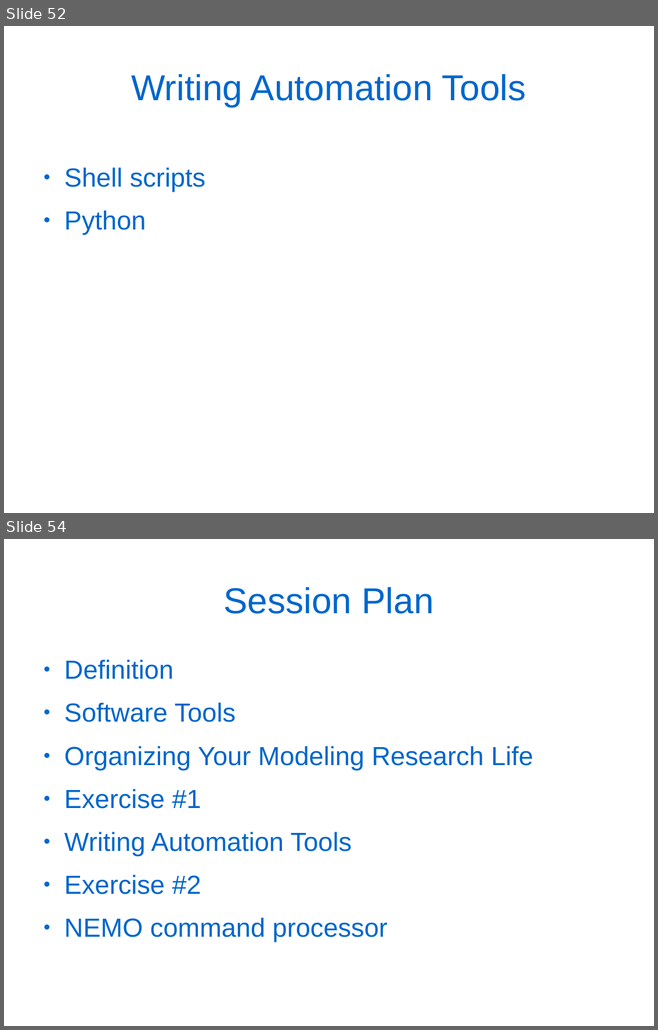
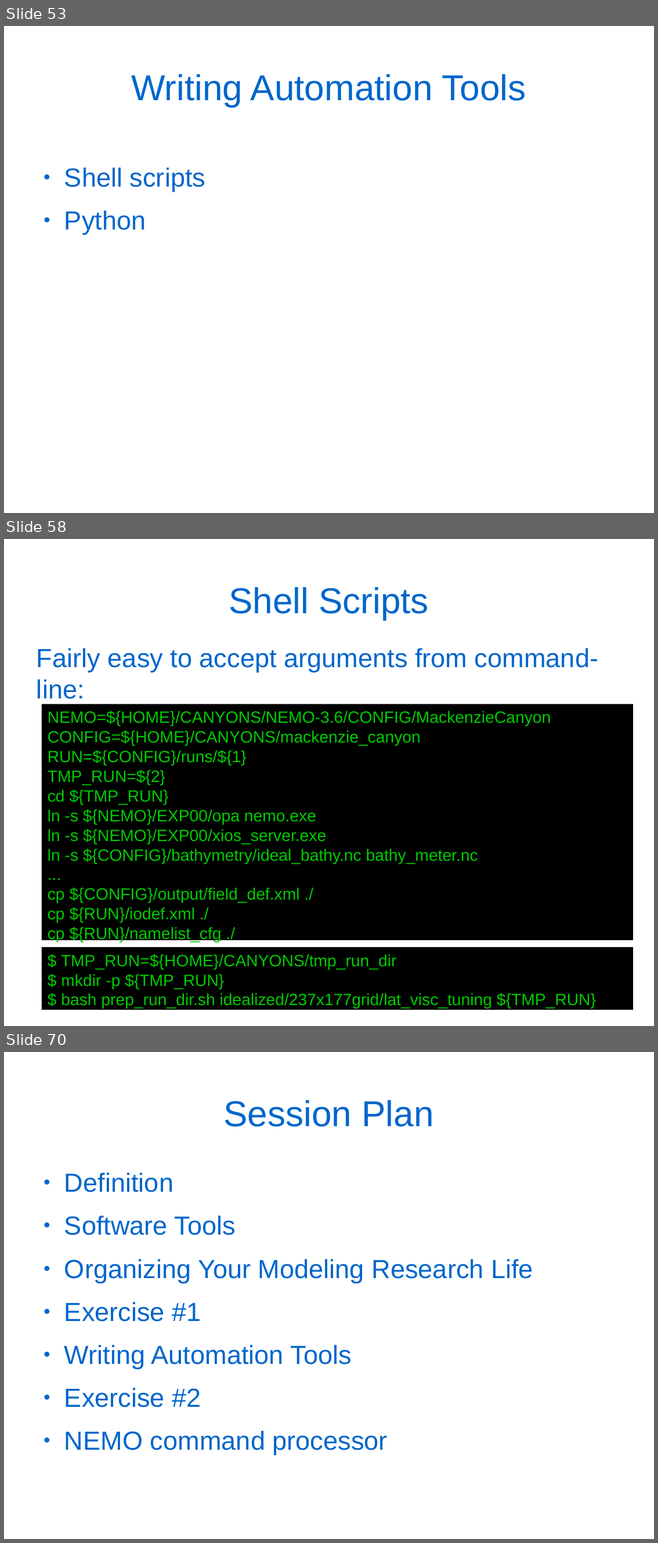
Before and after one commit to douglatornell/UQAR-Winter-School, a slide deck: slides.odp. Shown one above the other, each under a label of ours: slides 52 and 54 before the commit, slides 53, 58 and 70 after it; the slides between them are not shown. The pictures are 658x1030 and 658x1543 pixels, drawn with LibreOffice and Linux fonts; fonts in the diff are those of the drawing. Boxes give left, top, right and bottom in pixels: in the first picture for what was removed or moved away, otherwise in the second. Text is boxed around its words. In the diff, an @@ line names an element or a change of style, - is before the commit and + after.

```diff
--- a/slides.odp
+++ b/slides.odp
@@ slide 58 added at bbox=[4, 539, 654, 1026], background #FFFFFF @@
@@ title added at bbox=[228, 587, 429, 620], 44 pt, text #0066CC @@
+Shell Scripts
@@ text added at bbox=[36, 648, 598, 699], 32 pt, text #0066CC @@
+Fairly easy to accept arguments from command-line:
@@ rectangle added at bbox=[42, 704, 633, 940], fill #000000, 20 pt, text #00CC00 @@
+NEMO=${HOME}/CANYONS/NEMO-3.6/CONFIG/MackenzieCanyon
+CONFIG=${HOME}/CANYONS/mackenzie_canyon
+RUN=${CONFIG}/runs/${1}
+TMP_RUN=${2}
+cd ${TMP_RUN}
+ln -s ${NEMO}/EXP00/opa nemo.exe
+ln -s ${NEMO}/EXP00/xios_server.exe
+ln -s ${CONFIG}/bathymetry/ideal_bathy.nc bathy_meter.nc
+...
+cp ${CONFIG}/output/field_def.xml ./
+cp ${RUN}/iodef.xml ./
+cp ${RUN}/namelist_cfg ./
@@ rectangle added at bbox=[42, 947, 633, 1010], fill #000000, 20 pt, text #00CC00 @@
+$ TMP_RUN=${HOME}/CANYONS/tmp_run_dir
+$ mkdir -p ${TMP_RUN}
+$ bash prep_run_dir.sh idealized/237x177grid/lat_visc_tuning ${TMP_RUN}
@@ what was slide 52 is now slide 53 @@
@@ what was slide 54 is now slide 70 @@
```
Also in this commit, not shown: 6 slides changed, 24 other slides added, 9 slides removed, 2 other files.
